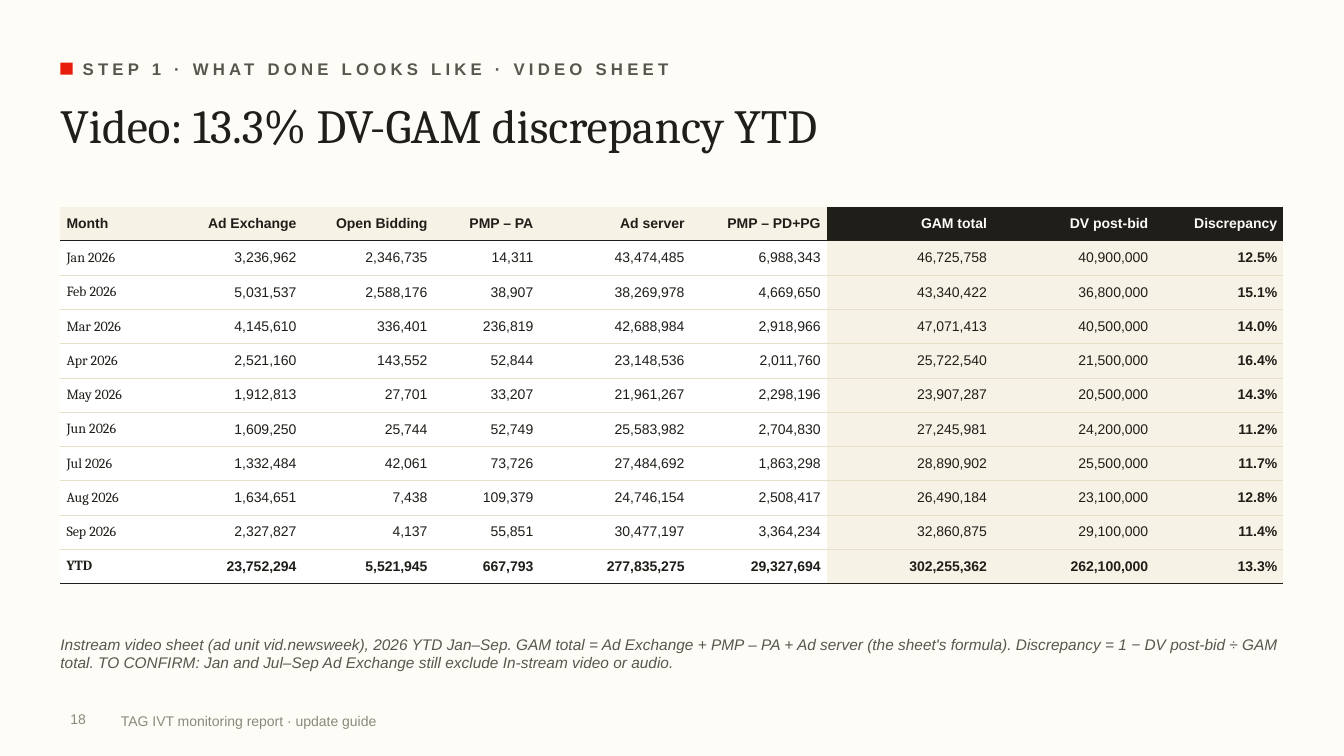
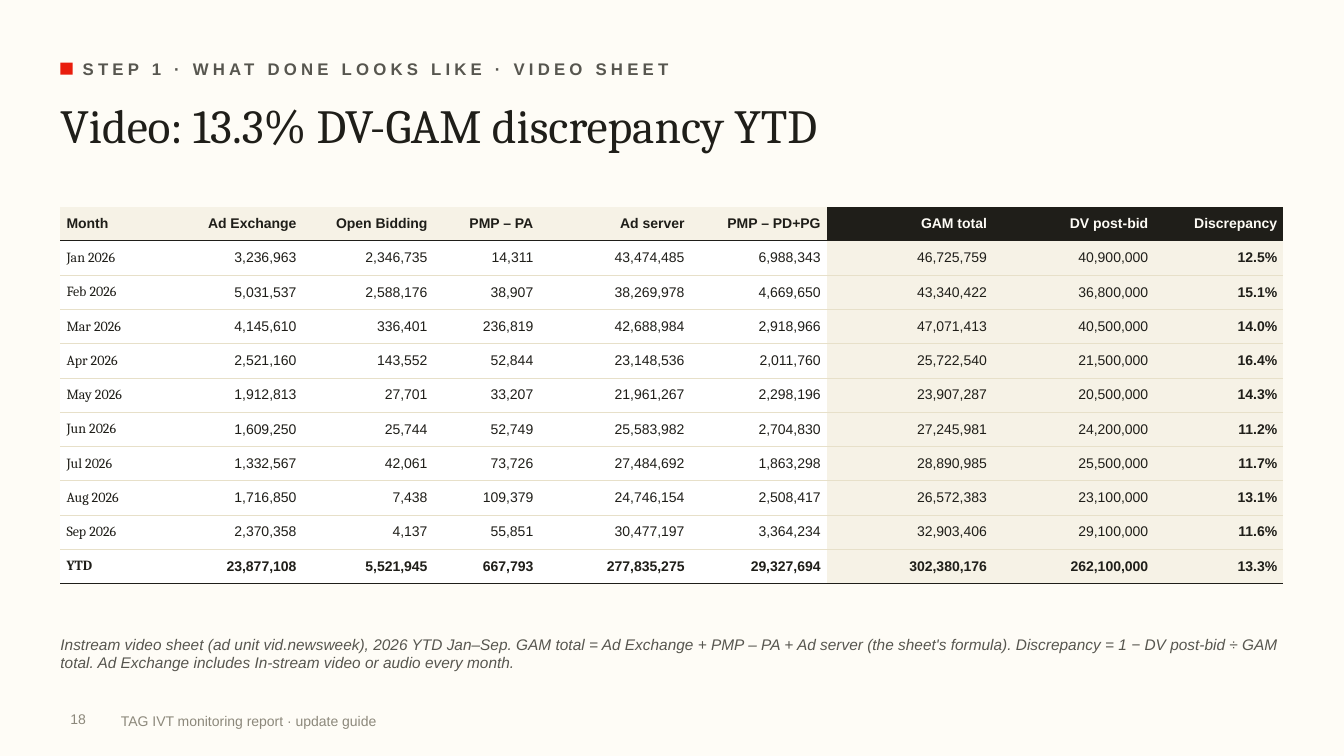
Before and after one commit to rogerhirano-nw/yield-dashboard, a slide deck: slide 18 of docs/TAG_IVT_Report_Update_Guide.pptx. Drawn at 1344x756 pixels with LibreOffice and Linux fonts; fonts in the diff are those of the drawing; background and template pictures are left out. Boxes give left, top, right and bottom in pixels: in the first picture for what was removed or moved away, otherwise in the second. Text is boxed around its words. In the diff, an @@ line names an element or a change of style, - is before the commit and + after.

```diff
--- a/docs/TAG_IVT_Report_Update_Guide.pptx
+++ b/docs/TAG_IVT_Report_Update_Guide.pptx
@@ table at (x1=60, y1=207, x2=1284, y2=577) @@
-row 2, column 2: 3,236,962
+row 2, column 2: 3,236,963
-row 2, column 7: 46,725,758
+row 2, column 7: 46,725,759
-row 8, column 2: 1,332,484
+row 8, column 2: 1,332,567
-row 8, column 7: 28,890,902
+row 8, column 7: 28,890,985
-row 9: Aug 2026 | 1,634,651 | 7,438 | 109,379 | 24,746,154 | 2,508,417 | 26,490,184 | 23,100,000 | 12.8%
+row 9: Aug 2026 | 1,716,850 | 7,438 | 109,379 | 24,746,154 | 2,508,417 | 26,572,383 | 23,100,000 | 13.1%
-row 10: Sep 2026 | 2,327,827 | 4,137 | 55,851 | 30,477,197 | 3,364,234 | 32,860,875 | 29,100,000 | 11.4%
+row 10: Sep 2026 | 2,370,358 | 4,137 | 55,851 | 30,477,197 | 3,364,234 | 32,903,406 | 29,100,000 | 11.6%
-row 11, column 2: 23,752,294
+row 11, column 2: 23,877,108
-row 11, column 7: 302,255,362
+row 11, column 7: 302,380,176
@@ text at (x1=60, y1=639, x2=1277, y2=671): text changed @@
-Instream video sheet (ad unit vid.newsweek), 2026 YTD Jan–Sep. GAM total = Ad Exchange + PMP – PA + Ad server (the sheet's formula). Discrepancy = 1 − DV post-bid ÷ GAM total. TO CONFIRM: Jan and Jul–Sep Ad Exchange still exclude In-stream video or audio.
+Instream video sheet (ad unit vid.newsweek), 2026 YTD Jan–Sep. GAM total = Ad Exchange + PMP – PA + Ad server (the sheet's formula). Discrepancy = 1 − DV post-bid ÷ GAM total. Ad Exchange includes In-stream video or audio every month.
```
Also in this commit, not shown: 5 other slides changed, 3 other files.
